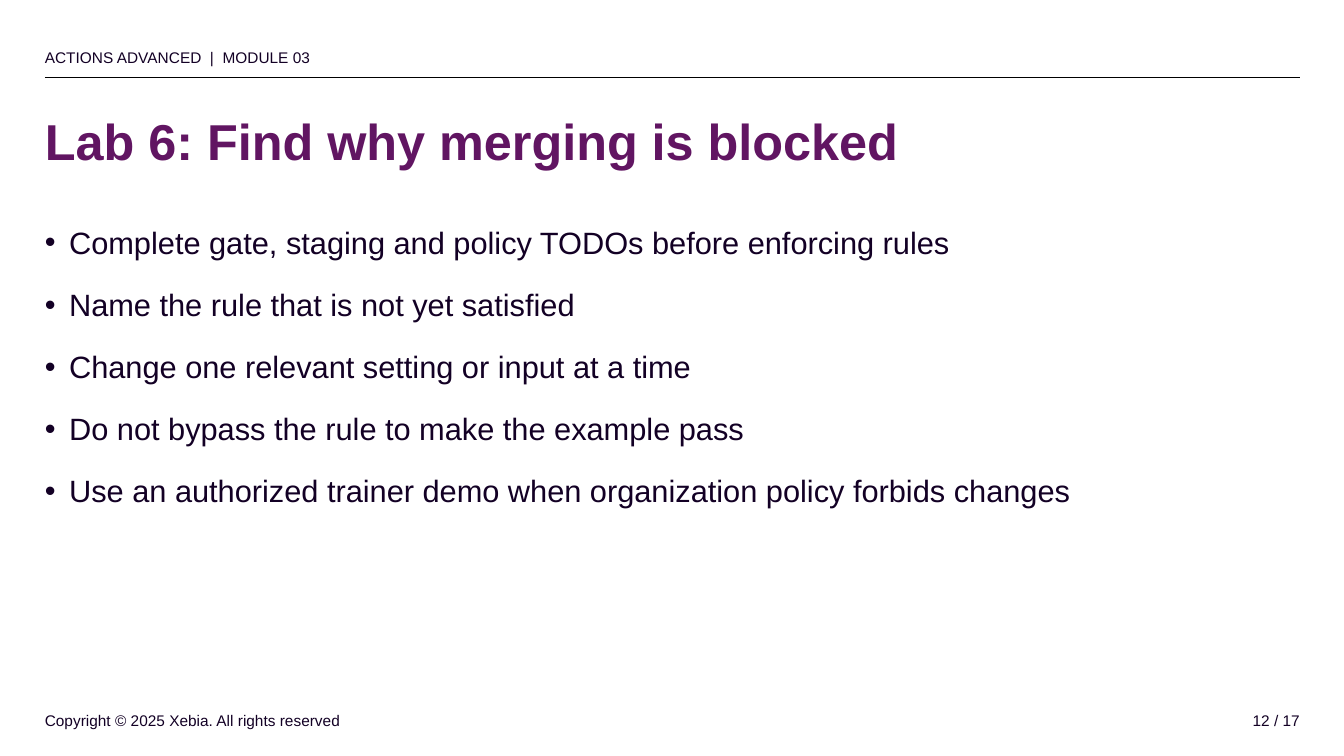
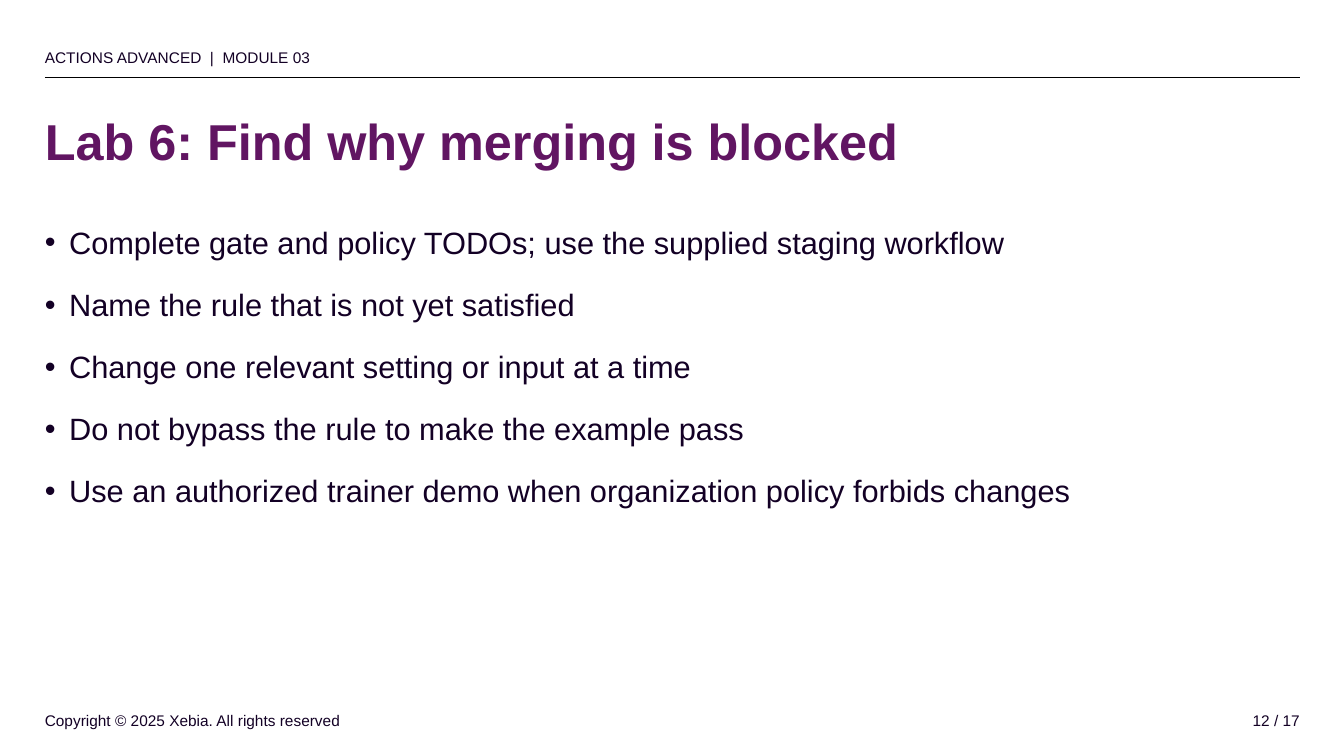
Before and after one commit to rajbos/github-actions-advanced-v3, a slide deck: slide 12 of slides/powerpoint/03-policy.pptx. Drawn at 1344x756 pixels with LibreOffice and Linux fonts; fonts in the diff are those of the drawing; background and template pictures are left out. Boxes give left, top, right and bottom in pixels: in the first picture for what was removed or moved away, otherwise in the second. Text is boxed around its words. In the diff, an @@ line names an element or a change of style, - is before the commit and + after.

```diff
--- a/slides/powerpoint/03-policy.pptx
+++ b/slides/powerpoint/03-policy.pptx
@@ text at (x1=69, y1=231, x2=1005, y2=260): text changed @@
-• Complete gate, staging and policy TODOs before enforcing rules
+• Complete gate and policy TODOs; use the supplied staging workflow
```
Also in this commit, not shown: 4 other slides changed, 41 other files.
